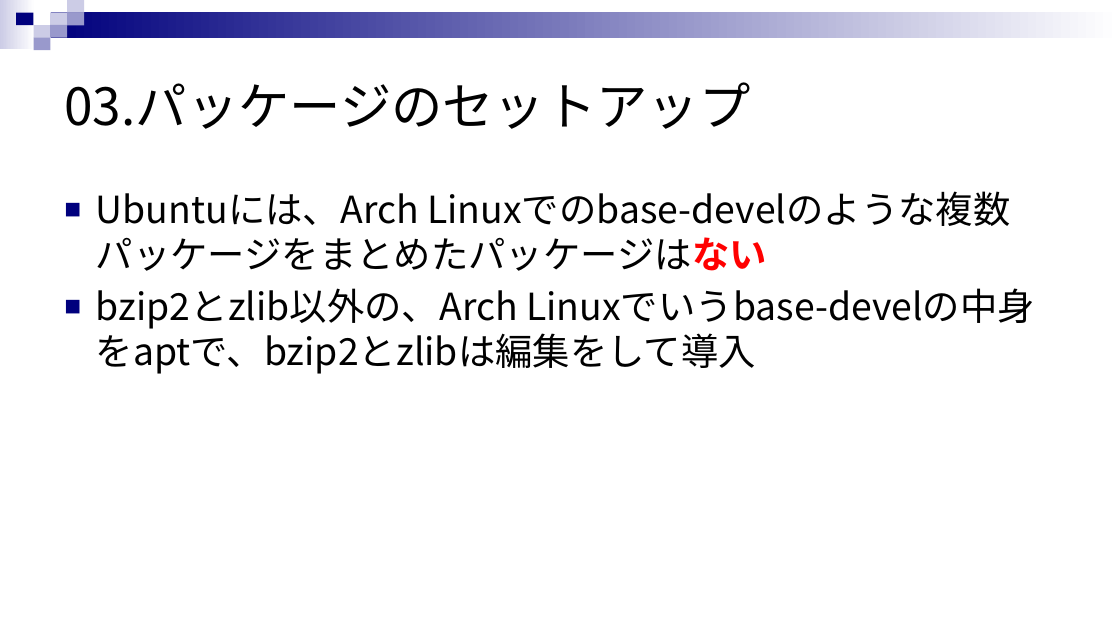
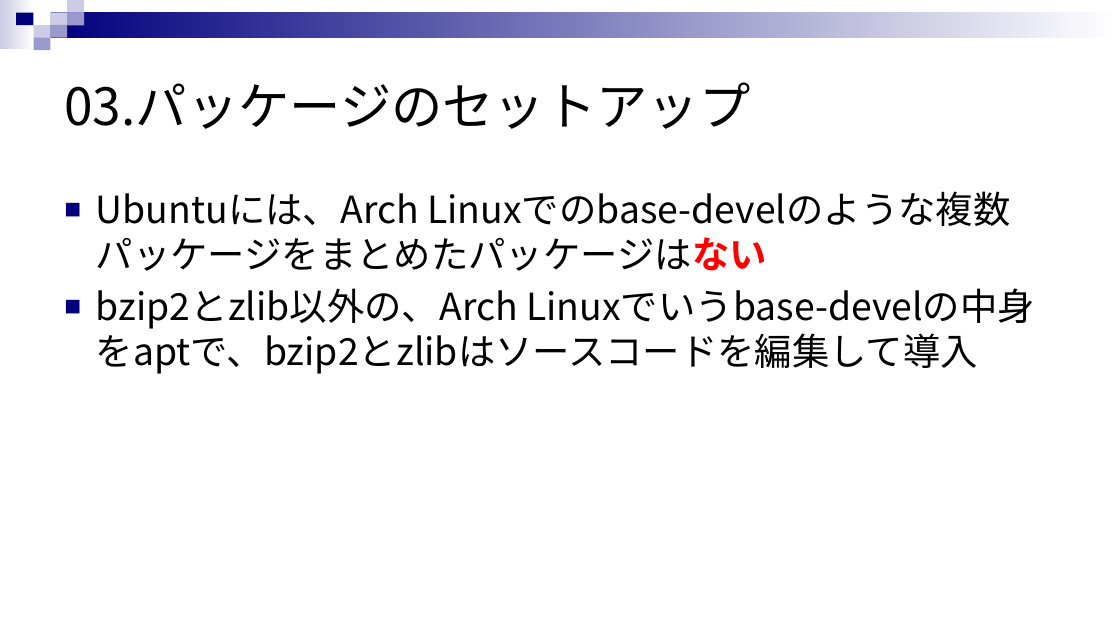
Before and after one commit to rensuke/SIMUonWSL, a slide deck: slide 11 of RE_SIMU_ON_WSL.pptx. Drawn at 1120x630 pixels with LibreOffice and Linux fonts; fonts in the diff are those of the drawing. Boxes give left, top, right and bottom in pixels: in the first picture for what was removed or moved away, otherwise in the second. Text is boxed around its words. In the diff, an @@ line names an element or a change of style, - is before the commit and + after.

Commit message:
スライド追記（bzip2途中まで）、zlibのワード側表記修正

```diff
--- a/RE_SIMU_ON_WSL.pptx
+++ b/RE_SIMU_ON_WSL.pptx
@@ text at (96, 288, 1035, 374): text changed @@
-■ bzip2とzlib以外の、Arch Linuxでいうbase-develの中身をaptで、bzip2とzlibは編集をして導入
+■ bzip2とzlib以外の、Arch Linuxでいうbase-develの中身をaptで、bzip2とzlibはソースコードを編集して導入
```
Also in this commit, not shown: 2 other slides changed, 4 slides added, 1 slide removed, 1 other file.
